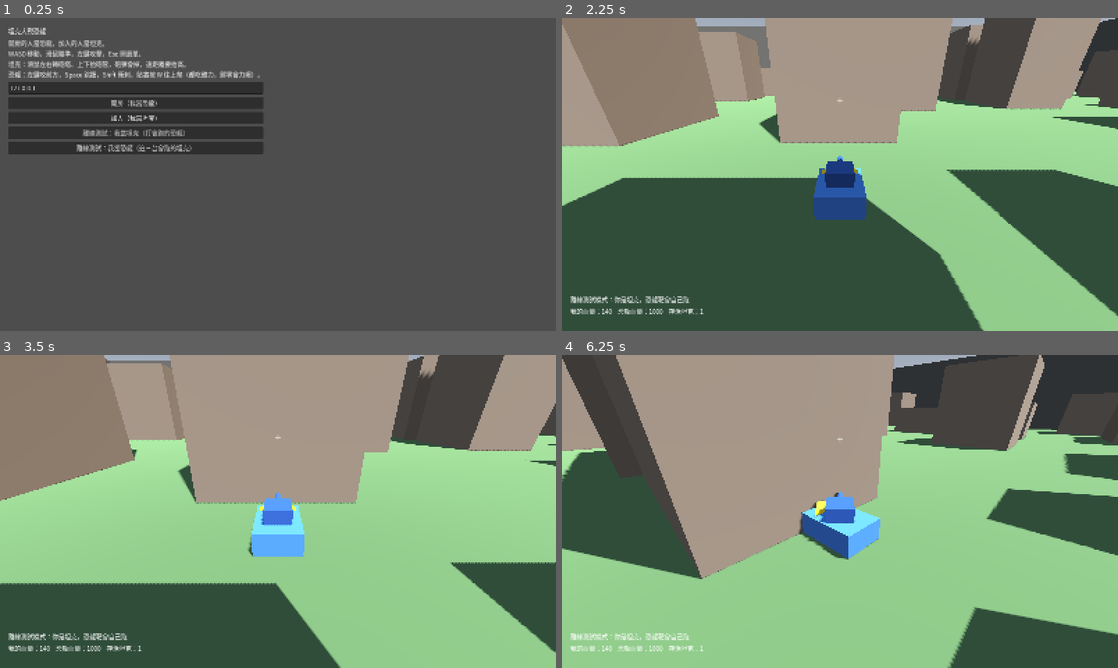
Above: before the commit, frames 1-4 (two rows, left to right).
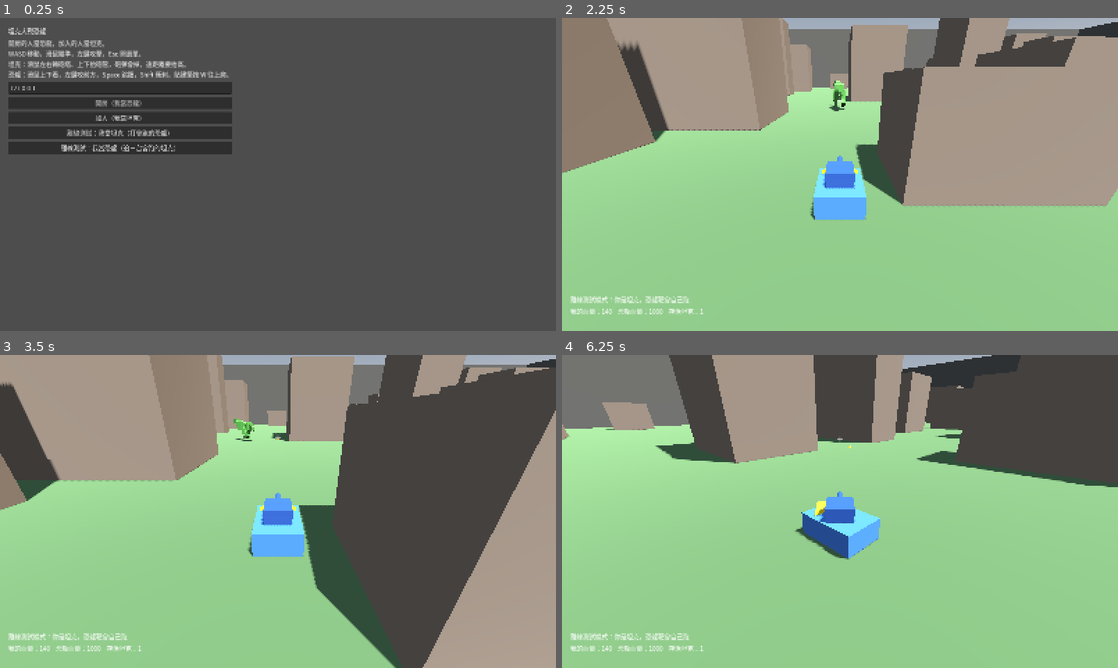
Above: after the commit, the same moments.

Repository: billxu0521/tank_war
Game: Godot game, scene res://main.tscn
Two runs of this game, one before a commit and one after it. Both use one fixed random seed, a clock stepped at 60 frames per second and the inputs below.
Inputs (mouse positions are in pixels of both pictures, inside the frame that each line leads up to):
- Up to frame 1 (0.25 s): no input
- Up to frame 2 (2.25 s): click "開房（我當恐龍）" at 0.5 s; click "加入（我當坦克）" at 1.25 s; click "離線測試：我當坦克（打會跑的恐龍）" at 2 s
- Up to frame 3 (3.5 s): tap Enter at 2.75 s; move the mouse to (305, 511) at 2.77 s; hold W from 2.78 s (still down); hold Shift from 2.78 s (still down); click (305, 511) at 2.92 s; tap Space at 3.02 s
- Up to frame 4 (6.25 s): keep holding W; move the mouse to (812, 511) at 3.52 s; release Shift at 3.53 s; tap Shift at 3.6, 5.1 s; click (812, 511) at 3.67 s; tap Space at 3.77, 5.27, 6.02 s; move the mouse to (851, 505) at 4.27 s; hold Shift 4.28-5.03 s; click (851, 505) at 4.42 s; move the mouse to (834, 517) at 5.02 s; click (834, 517) at 5.17 s; move the mouse to (878, 514) at 5.77 s; hold Shift from 5.78 s (still down); click (878, 514) at 5.92 s

The runs differ from the first frame. In frame 1, 2.5% of the frame differs, in the area x 5-48%, y 16-44%; in frame 2, 73%, in the area x 0-100%, y 0-100%; in frame 3, 70%; in frame 4, 42%.

Commit message:
場地和恐龍放大，恐龍加上 Y 軸視角
場地
- 200x200 -> 320x320，建築 39 棟 -> 88 棟，高度 4~24 -> 6~28 公尺
- 圍牆 30 -> 40 公尺

恐龍放大 1.5 倍
- 碰撞膠囊 r1.6/h5.4 -> r2.4/h8.1，模型跟著縮放
- 咬擊距離 6.5 -> 9.0，視線射出高度 1.6 -> 2.4
- 跳躍灰塵和咬擊特效跟著放大

Y 軸視角
- 相機改掛在可俯仰的支點上，滑鼠上下就是繞著身體轉（俯 43 度 ~ 仰 26 度）
- 抬頭角度會餵給骨架，脖子和頭跟著抬，而且有同步出去，遠端也看得到

順帶修一個放大後才會成立的漏洞：場地變大之後，最高的建築離圍牆夠近，
恐龍可以從屋頂跳到牆上再往上爬翻出場外。改成場地圍牆歸類 arena_wall，
攀爬時用 get_slide_collision 判斷貼到的是不是圍牆，圍牆不給爬。

實測：貼圍牆按 W 七秒半，高度停在 5.0、體力紋風不動（完全爬不動）；
換貼一般建築，爬到 24.6 公尺、體力剩 47。

圍牆的不變式也跟著換了：原本是「跳 + 爬」，現在圍牆不能爬，變成
「最高屋頂 + 跳一下」= 34.5 公尺 < 40。測試同時檢查建築沒有蓋超過上限，
不然這條會白算。共 14 項。

Co-Authored-By: Claude Opus 5 (1M context) <noreply@anthropic.com>
Claude-Session: https://claude.ai/code/session_019SAVwhULYTqidBLb1Ej4sE

Diff:
--- a/dino.gd
+++ b/dino.gd
@@ -1,6 +1,7 @@
 extends "res://fighter.gd"
 ## 恐龍：跑很快、血很多，沒有遠程。
-## 左鍵咬前方，Space 跳躍，Shift 衝刺，貼著牆按 W 往上爬。
+## 左鍵咬前方，Space 跳躍，Shift 衝刺，貼著建築按 W 往上爬（場地圍牆不給爬）。
+## 滑鼠左右轉身、上下看（頭會跟著抬，相機繞著身體轉）。
 ## 衝刺、跳躍、攀爬都吃體力；體力見底會力竭，要回到 EXHAUSTED_UNTIL 才能再出力。
 
 const SPEED := 16.0
@@ -13,24 +14,35 @@
 const EXHAUSTED_UNTIL := 30.0  # 力竭後要回到這個值才能再衝刺／攀爬
 const CLIMB_SPEED := 6.0
 const MOUSE_SENS := 0.009  # 恐龍要靈活，轉頭比坦克快很多
-const BITE_REACH := 6.5
+const BITE_REACH := 9.0   # 體型放大 1.5 倍，嘴巴搆得更遠
 const BITE_DAMAGE := 35   # 剛好四口咬死一台 140 血的坦克
 const BITE_COOLDOWN := 1.1
 # 跳躍：拉開距離、跨過障礙、撲向坦克
 const JUMP_SPEED := 18.0  # 大約跳得起 6.5 公尺
 const JUMP_COST := 30.0
-const HEAD_HEIGHT := 1.6  # 視線從這個高度射出
+const HEAD_HEIGHT := 2.4  # 視線從這個高度射出
+const CAM_BASE := -0.40   # 相機支點的基礎俯角
+const PITCH_MIN := -0.75  # 往下看到底（約 43 度）
+const PITCH_MAX := 0.45   # 往上看到底（約 26 度）
 
+var look_pitch := 0.0   # 上下視角，有同步出去，遠端才看得到頭抬起來
 var stamina := STAMINA_MAX
 var exhausted := false
 var _bite_cd := 0.0
 
 func _ready() -> void:
 	super()
-	$Camera3D.current = is_multiplayer_authority()
+	$CamPivot/Camera3D.current = is_multiplayer_authority()
 
 func _unhandled_input(e: InputEvent) -> void:
-	rotate_y(-mouse_look(e).x * MOUSE_SENS)
+	var look := mouse_look(e)
+	rotate_y(-look.x * MOUSE_SENS)
+	look_pitch = clampf(look_pitch - look.y * MOUSE_SENS, PITCH_MIN, PITCH_MAX)
+
+## 相機和抬頭都要在遠端也看得到，所以放 _process（_physics_process 只有本人在跑）
+func _process(_delta: float) -> void:
+	$CamPivot.rotation.x = CAM_BASE + look_pitch
+	$Trex.look_pitch = look_pitch
 
 func _physics_process(delta: float) -> void:
 	if dummy:
@@ -59,7 +71,7 @@
 		want_climb: bool, want_jump: bool) -> void:
 	var moving := input != Vector3.ZERO
 	# 貼著牆按 W 就往上爬。力竭就爬不動，會直接滑下來。
-	var climbing := want_climb and is_on_wall() and can_exert()
+	var climbing := want_climb and _on_climbable_wall() and can_exert()
 	var sprinting := want_sprint and moving and can_exert() and not climbing
 
 	var spend := 0.0
@@ -80,6 +92,15 @@
 	if want_jump:
 		try_jump()
 	move_and_slide()
+
+## 貼到的是不是「爬得上去」的牆。場地四周的圍牆不算——不然從高樓跳過去
+## 再往上爬就翻出場外了。
+func _on_climbable_wall() -> bool:
+	for i in get_slide_collision_count():
+		var c := get_slide_collision(i)
+		if absf(c.get_normal().y) < 0.5 and not c.get_collider().is_in_group(&"arena_wall"):
+			return true   # 接近垂直的面，而且不是場地圍牆
+	return false
 
 ## 力竭中不能衝刺也不能爬。
 ## 沒有這個門檻的話，體力會在 0 附近抽動：回一點就衝、衝掉又停。
@@ -135,13 +156,13 @@
 	if jump:
 		# 起跳踢起一圈灰
 		var ring := TorusMesh.new()
-		ring.inner_radius = 2.2
-		ring.outer_radius = 3.0
+		ring.inner_radius = 3.3
+		ring.outer_radius = 4.5
 		Fx.burst(get_tree().get_first_node_in_group(&"arena"), ring,
-			Color(0.7, 0.65, 0.55, 0.7), global_position + Vector3(0, -2.4, 0),
+			Color(0.7, 0.65, 0.55, 0.7), global_position + Vector3(0, -4.0, 0),
 			Vector3(0.4, 1.0, 0.4), Vector3.ONE * 1.6, 0.35)
 	else:
 		# 張嘴咬下去 + 咬擊點爆一團
 		$Trex.bite()
 		Fx.burst(self, SphereMesh.new(), Color(1, 0.35, 0.35, 0.8),
-			Vector3(0, 1.1, -4.6), Vector3.ONE * 0.6, Vector3.ONE * 3.0, 0.2)
+			Vector3(0, 1.6, -7.0), Vector3.ONE * 0.9, Vector3.ONE * 4.5, 0.2)
--- a/dino.tscn
+++ b/dino.tscn
@@ -4,8 +4,8 @@
 [ext_resource type="Script" path="res://trex.gd" id="2"]
 
 [sub_resource type="CapsuleShape3D" id="s1"]
-radius = 1.6
-height = 5.4
+radius = 2.4
+height = 8.1
 
 [sub_resource type="SceneReplicationConfig" id="r1"]
 properties/0/path = NodePath(".:position")
@@ -14,6 +14,9 @@
 properties/1/path = NodePath(".:rotation")
 properties/1/spawn = true
 properties/1/replication_mode = 1
+properties/2/path = NodePath(".:look_pitch")
+properties/2/spawn = true
+properties/2/replication_mode = 1
 
 [node name="Dino" type="CharacterBody3D" groups=["dino"]]
 script = ExtResource("1")
@@ -23,11 +26,14 @@
 shape = SubResource("s1")
 
 [node name="Trex" type="Node3D" parent="."]
-transform = Transform3D(1, 0, 0, 0, 1, 0, 0, 0, 1, 0, -2.7, 0)
+transform = Transform3D(1.5, 0, 0, 0, 1.5, 0, 0, 0, 1.5, 0, -4.05, 0)
 script = ExtResource("2")
 
-[node name="Camera3D" type="Camera3D" parent="."]
-transform = Transform3D(1, 0, 0, 0, 0.8829, 0.4695, 0, -0.4695, 0.8829, 0, 6, 11)
+[node name="CamPivot" type="Node3D" parent="."]
+transform = Transform3D(1, 0, 0, 0, 0.9211, 0.3894, 0, -0.3894, 0.9211, 0, 2.0, 0)
+
+[node name="Camera3D" type="Camera3D" parent="CamPivot"]
+transform = Transform3D(1, 0, 0, 0, 1, 0, 0, 0, 1, 0, 0, 17)
 
 [node name="MultiplayerSynchronizer" type="MultiplayerSynchronizer" parent="."]
 replication_config = SubResource("r1")
--- a/main.gd
+++ b/main.gd
@@ -2,12 +2,14 @@
 ## 坦克大戰恐龍 — 區網原型。開房的人當恐龍，加入的人當坦克。
 
 const PORT := 24680
-const ARENA := 200.0        # 場地邊長
+const ARENA := 320.0        # 場地邊長
 const SPAWN_CLEARANCE := 7.0  # 出生點離建築至少這麼遠
-const GRID := 7               # 建築排成 GRID x GRID
-const CELL := 26.0            # 格子間距，越小越密
-# 圍牆高度要壓過「跳 6.5 公尺 + 剩餘體力再爬約 17 公尺」的組合，恐龍才翻不出去
-const WALL_H := 30.0
+const GRID := 10              # 建築排成 GRID x GRID
+const CELL := 30.0            # 格子間距，越小越密
+const BUILDING_MAX_H := 28.0
+# 圍牆不給爬（見 dino.gd 的 _on_climbable_wall），所以恐龍能到的最高點就是
+# 「站上最高的屋頂再跳一下」。圍牆要比那個高，才翻不出去。
+const WALL_H := 40.0
 const WALL_T := 4.0
 const TANK := preload("res://tank.tscn")
 const DINO := preload("res://dino.tscn")
@@ -217,10 +219,11 @@
 	var e := (ARENA + WALL_T) * 0.5
 	var long := ARENA + WALL_T * 2.0
 	var col := Color(0.32, 0.31, 0.29)
-	_add_box(Vector3(0, WALL_H * 0.5, e), Vector3(long, WALL_H, WALL_T), col)
-	_add_box(Vector3(0, WALL_H * 0.5, -e), Vector3(long, WALL_H, WALL_T), col)
-	_add_box(Vector3(e, WALL_H * 0.5, 0), Vector3(WALL_T, WALL_H, long), col)
-	_add_box(Vector3(-e, WALL_H * 0.5, 0), Vector3(WALL_T, WALL_H, long), col)
+	for w: Array in [[Vector3(0, WALL_H * 0.5, e), Vector3(long, WALL_H, WALL_T)],
+			[Vector3(0, WALL_H * 0.5, -e), Vector3(long, WALL_H, WALL_T)],
+			[Vector3(e, WALL_H * 0.5, 0), Vector3(WALL_T, WALL_H, long)],
+			[Vector3(-e, WALL_H * 0.5, 0), Vector3(WALL_T, WALL_H, long)]]:
+		_add_box(w[0], w[1], col).add_to_group(&"arena_wall")
 
 	# ponytail: 固定 seed 的亂數，每台機器蓋出來的建築才會完全一樣（場地沒有走網路同步）
 	var rng := RandomNumberGenerator.new()
@@ -230,7 +233,7 @@
 			if rng.randf() < 0.12:
 				continue  # 留一點空地，不然完全沒有開闊處
 			# 高度差距拉開：矮的當掩體、高的要爬才上得去
-			var size := Vector3(rng.randf_range(8, 20), rng.randf_range(4, 24),
+			var size := Vector3(rng.randf_range(8, 20), rng.randf_range(6, BUILDING_MAX_H),
 				rng.randf_range(8, 20))
 			var half := (GRID - 1) * 0.5
 			var pos := Vector3((gx - half) * CELL + rng.randf_range(-6, 6), size.y * 0.5,
@@ -259,7 +262,7 @@
 			return false
 	return true
 
-func _add_box(pos: Vector3, size: Vector3, col: Color) -> void:
+func _add_box(pos: Vector3, size: Vector3, col: Color) -> StaticBody3D:
 	var body := StaticBody3D.new()
 	var mesh := BoxMesh.new()
 	mesh.size = size
@@ -276,6 +279,7 @@
 	body.add_child(cs)
 	body.position = pos
 	$Arena.add_child(body)
+	return body
 
 # --- 雜項 ---
 
--- a/main.tscn
+++ b/main.tscn
@@ -65,7 +65,7 @@
 
 [node name="Hint" type="Label" parent="UI/Root/Lobby"]
 text = "開房的人當恐龍，加入的人當坦克。
-WASD 移動，滑鼠瞄準，左鍵攻擊，Esc 開選單。\n坦克：滑鼠左右轉砲塔、上下抬砲管，砲彈會掉，遠距離要抬高。\n恐龍：左鍵咬前方，Space 跳躍，Shift 衝刺，貼牆按 W 往上爬（都吃體力，歸零會力竭）。"
+WASD 移動，滑鼠瞄準，左鍵攻擊，Esc 開選單。\n坦克：滑鼠左右轉砲塔、上下抬砲管，砲彈會掉，遠距離要抬高。\n恐龍：滑鼠上下看，左鍵咬前方，Space 跳躍，Shift 衝刺，貼建築按 W 往上爬。"
 
 [node name="IP" type="LineEdit" parent="UI/Root/Lobby"]
 text = "127.0.0.1"
--- a/test_battle.gd
+++ b/test_battle.gd
@@ -325,18 +325,26 @@
 func _case_arena_walls() -> void:
 	var m := _new_game()
 	var d: Node = m.players.get_node(^"1")
+	# 圍牆不給爬，所以恐龍能到的最高點 = 站上最高的屋頂再跳一下
 	var jump_h: float = d.JUMP_SPEED * d.JUMP_SPEED / (2.0 * d.GRAVITY)
-	var climb_h: float = (d.STAMINA_MAX - d.JUMP_COST) / d.CLIMB_DRAIN * d.CLIMB_SPEED
-	_ck(m.WALL_H > jump_h + climb_h,
-		"圍牆 %.0f 公尺要高過跳 %.1f + 爬 %.1f = %.1f 公尺"
-		% [m.WALL_H, jump_h, climb_h, jump_h + climb_h])
-
-	var walls := 0
+	var reach: float = m.BUILDING_MAX_H + jump_h
+	_ck(m.WALL_H > reach,
+		"圍牆 %.0f 公尺要高過「最高屋頂 %.0f + 跳 %.1f」= %.1f 公尺"
+		% [m.WALL_H, m.BUILDING_MAX_H, jump_h, reach])
+
+	# 建築不能蓋超過上限，不然上面那條就白算了
+	var tallest := 0.0
 	for c in m.get_node(^"Arena").get_children():
+		if c.is_in_group(&"arena_wall"):
+			continue
 		for mi in c.get_children():
-			if mi is MeshInstance3D and mi.get_aabb().size.y > m.WALL_H - 0.1:
-				walls += 1
-	_ck(walls == 4, "四面都要有圍牆（現在 %d 面）" % walls)
+			if mi is MeshInstance3D:
+				tallest = maxf(tallest, mi.get_aabb().size.y)
+	_ck(tallest <= m.BUILDING_MAX_H + 0.01,
+		"最高的建築 %.1f 不能超過上限 %.0f" % [tallest, m.BUILDING_MAX_H])
+
+	var walls := m.get_tree().get_nodes_in_group(&"arena_wall")
+	_ck(walls.size() == 4, "四面都要有圍牆（現在 %d 面）" % walls.size())
 	_end(m)
 
 ## 開一局「我當恐龍」，等下面的 _phase 3 看坦克靶會不會自己跑
--- a/trex.gd
+++ b/trex.gd
@@ -24,6 +24,7 @@
 var skel: Skeleton3D
 var _idx := {}          # 骨頭名字 -> index
 var _phase := 0.0
+var look_pitch := 0.0   # 由 dino.gd 餵進來，讓頭跟著視角抬
 var _bite := 0.0        # 1 -> 0，咬擊動作的進度
 var _last_pos := Vector3.ZERO
 var _yaw_prev := 0.0
@@ -137,8 +138,9 @@
 		SPINE_STIFF, SPINE_DAMP, delta)
 	_pose_py("spine1", 0.06 + sin(_phase * 0.4) * 0.02, _spine_yaw[0])
 	_pose_py("spine2", 0.0, _spine_yaw[1])
-	_pose_py("neck", -0.20 + sin(_phase) * 0.05 * stride + chomp * 0.35, _spine_yaw[2])
-	_pose_py("head", 0.18 - chomp * 0.25, _spine_yaw[3])
+	_pose_py("neck", -0.20 + sin(_phase) * 0.05 * stride + chomp * 0.35 + look_pitch * 0.45,
+		_spine_yaw[2])
+	_pose_py("head", 0.18 - chomp * 0.25 + look_pitch * 0.35, _spine_yaw[3])
 	_pose("jaw", Vector3.RIGHT, -0.12 - chomp * 0.65)
 
 	# 小手貼著身體晃一下
Not shown, changed: 說明.txt
Not shown, changed: README.md
